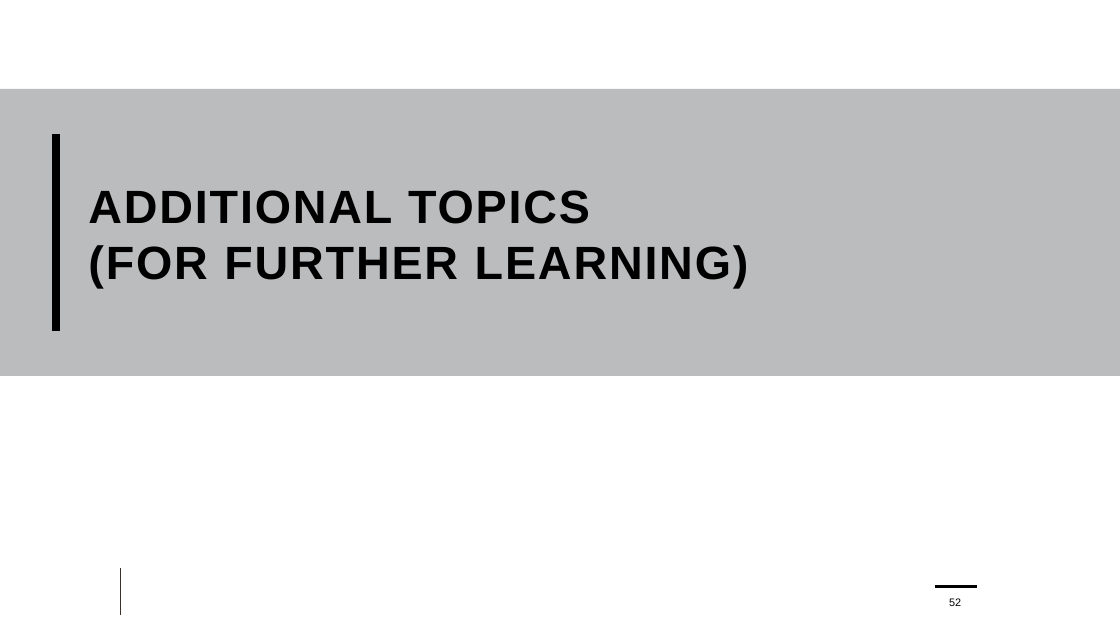
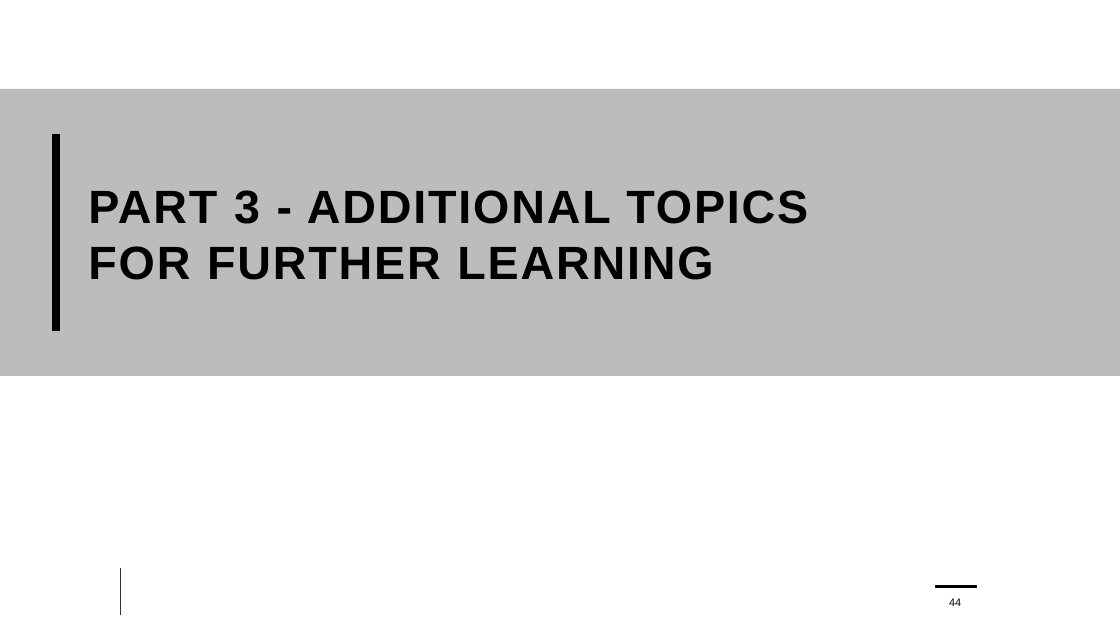
Before and after one commit to FHIR/documents, a slide deck: slide 44 of presentations/2021-11 Webinars/HL7 FHIR Terminology/FHIR-Terminology-Part-2-2021-12-01.pptx (slide 52 before the commit). Drawn at 1120x630 pixels with LibreOffice and Linux fonts; fonts in the diff are those of the drawing; background and template pictures are left out. Boxes give left, top, right and bottom in pixels: in the first picture for what was removed or moved away, otherwise in the second. Text is boxed around its words. In the diff, an @@ line names an element or a change of style, - is before the commit and + after.

```diff
--- a/presentations/2021-11 Webinars/HL7 FHIR Terminology/FHIR-Terminology-Part-2-2021-12-01.pptx
+++ b/presentations/2021-11 Webinars/HL7 FHIR Terminology/FHIR-Terminology-Part-2-2021-12-01.pptx
@@ title at box(88, 190, 808, 280): text changed @@
-ADDITIONAL TOPICS
-(FOR FURTHER LEARNING)
+PART 3 - ADDITIONAL TOPICS
+FOR FURTHER LEARNING
@@ page number at box(949, 598, 961, 606): text changed @@
-52
+44
```
Also in this commit, not shown: 13 other slides changed, 7 slides added, 2 slides removed.
